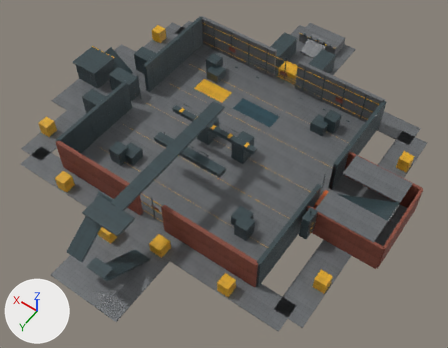
Renders of the Blender file stw-o3de/Project/Assets/IndustrialYard/STW_INDUSTRIAL_YARD_01/Environment/STW_INDUSTRIAL_YARD_01.blend from each side of a commit.
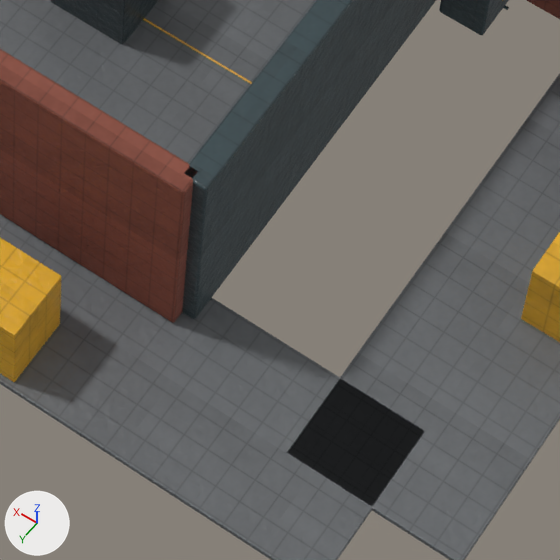
The first picture shows the older version from a 50 mm lens placed at (-25.2, 35.4, 50.6), pointed at (-2.3, 3.4, 0.3). The close-ups show the older and then the newer version on the part from 50% to 71% of the width and 67% to 94% of the height of that picture. Only the edits that show in the close-ups are written down. Every picture has the same lights, and +X, +Y and +Z are marked at lower left.

The first close-up shows 'central_cover_nw_high', 'connector_nw_cover_a', 'connector_nw_cover_b', 'connector_nw_ground_a', 'connector_nw_ground_b', 'north_brick_facade_left', 'outside_factory_tower', 'west_steel_facade_right', 'wet_concrete_deck' and 2 more.
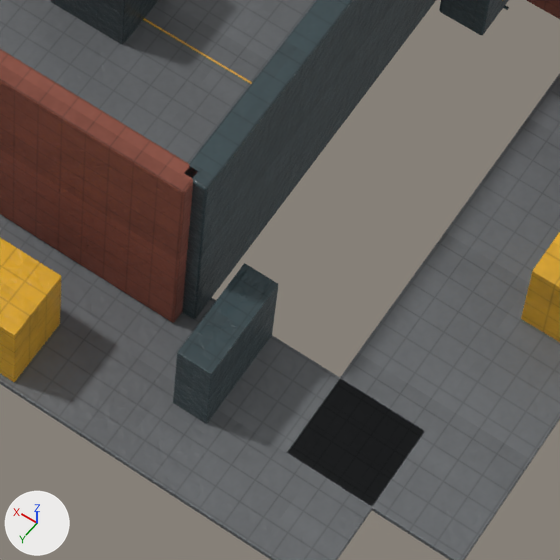
Boxes (x1, y1, x2, y2) around the edits, measured in the close-ups (560 x 560 px):
'connector_nw_lane_break', added: after (173, 263, 278, 424)

The change, as a list of edits to the scene's bpy script:
```text
Add me_cube_289_1:
    me_cube_289_1.from_pydata(...)  # a box spanning x -0.3..0.3, y -0.9..0.9, z -0.8..0.8
    me_cube_289_1.materials.append(mat_m_iy_steelpainted)
Add ob_connector_nw_lane_break:
    ob_connector_nw_lane_break = bpy.data.objects.new('connector_nw_lane_break', me_cube_289_1)
    ob_connector_nw_lane_break.location = (-13.0, 12.4, 0.8)
    _m = ob_connector_nw_lane_break.modifiers.new('ProductionEdgeBevel', 'BEVEL')
    _m.width = 0.012
    _m.width_pct = 0.012
    _m.segments = 2
```
